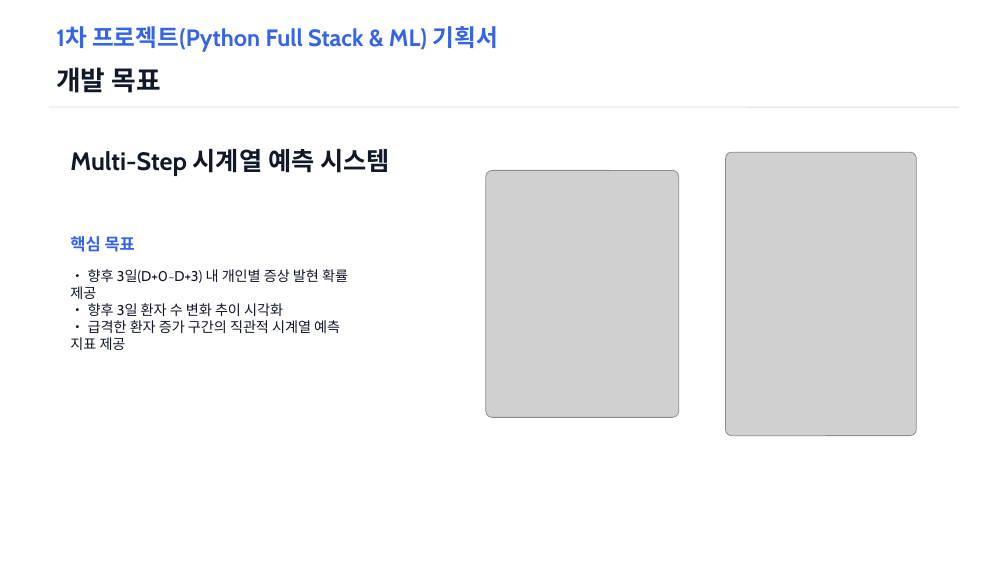
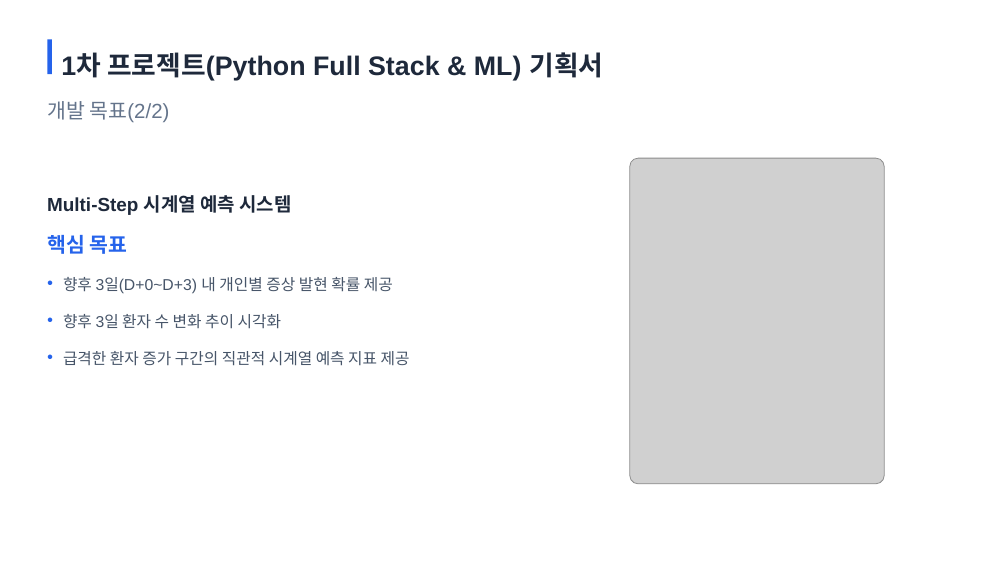
Before and after one commit to ahnjh97/JeongHyunAhn-AI-Project, a slide deck: slide 6 of 1. 프로젝트 수행 결과서.pptx. Drawn at 1008x567 pixels with LibreOffice and Linux fonts; fonts in the diff are those of the drawing; grey boxes stand for pictures; background and template pictures are left out. Boxes give left, top, right and bottom in pixels: in the first picture for what was removed or moved away, otherwise in the second. Text is boxed around its words. In the diff, an @@ line names an element or a change of style, - is before the commit and + after.

```diff
--- a/1. 프로젝트 수행 결과서.pptx
+++ b/1. 프로젝트 수행 결과서.pptx
@@ rectangle added at bbox=[47, 39, 51, 74], fill #2563EB @@
@@ text "1차 프로젝트(Python Full Stack & ...": place and size @@
-text "1차 프로젝트(Python Full Stack & ..." at bbox=[56, 26, 498, 52]
+text "1차 프로젝트(Python Full Stack & ..." at bbox=[61, 52, 603, 81]
@@ text "1차 프로젝트(Python Full Stack & ..." at bbox=[61, 52, 603, 81]: size 22.5 to 25.5 pt, font Cabin to Arial, text colour #3563E9 to #1E293B; line spacing 1 to 1.3 @@
@@ text at bbox=[47, 101, 170, 122]: text changed; size 25.5 to 19.5 pt; font Cabin to Arial; text colour #111827 to #64748B; bold off @@
-개발 목표
+개발 목표(2/2)
@@ line removed from (49, 107) to (960, 107) @@
@@ text "Multi-Step 시계열 예측 시스템": place and size @@
-text "Multi-Step 시계열 예측 시스템" at bbox=[70, 149, 390, 176]
+text "Multi-Step 시계열 예측 시스템" at bbox=[47, 195, 291, 215]
@@ text "Multi-Step 시계열 예측 시스템" at bbox=[47, 195, 291, 215]: size 24 to 18 pt, font Cabin to Arial, text colour #111827 to #1E293B; line spacing 1 to 1.6 @@
@@ picture: place and size @@
-picture at bbox=[486, 170, 679, 417]
+picture at bbox=[630, 158, 885, 484]
@@ picture removed at bbox=[726, 152, 917, 436] @@
@@ text "핵심 목표": place and size @@
-text "핵심 목표" at bbox=[70, 236, 135, 252]
+text "핵심 목표" at bbox=[47, 235, 128, 254]
@@ text "핵심 목표" at bbox=[47, 235, 128, 254]: size 15.8 to 19.5 pt, font Cabin to Arial, text colour #3563E9 to #2563EB; line spacing 1 to 1.3 @@
@@ text added at bbox=[47, 263, 52, 287], 15 pt, text #2563EB, bold @@
+•
@@ text added at bbox=[63, 277, 393, 294], 15 pt, text #475569 @@
+향후 3일(D+0~D+3) 내 개인별 증상 발현 확률 제공
@@ text added at bbox=[47, 300, 52, 324], 15 pt, text #2563EB, bold @@
+•
@@ text added at bbox=[63, 314, 281, 329], 15 pt, text #475569 @@
+향후 3일 환자 수 변화 추이 시각화
@@ text added at bbox=[47, 337, 52, 361], 15 pt, text #2563EB, bold @@
+•
@@ text at bbox=[63, 351, 410, 366]: text changed; size 13.5 to 15 pt; font Cabin to Arial; text colour #111827 to #475569 @@
-• 향후 3일(D+0~D+3) 내 개인별 증상 발현 확률 제공
-• 향후 3일 환자 수 변화 추이 시각화
-• 급격한 환자 증가 구간의 직관적 시계열 예측 지표 제공
+급격한 환자 증가 구간의 직관적 시계열 예측 지표 제공
```
Also in this commit, not shown: 26 other slides changed, 8 slides added, 10 slides removed.
